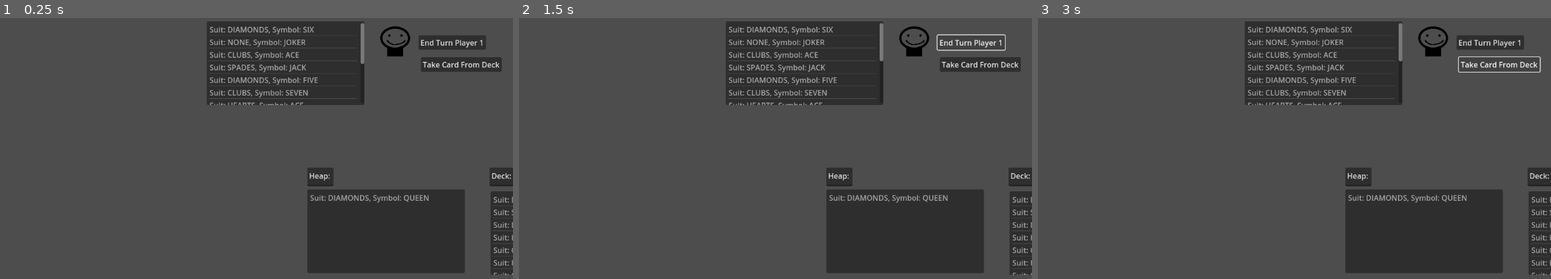
Above: before the commit, frames 1-3 (left to right).
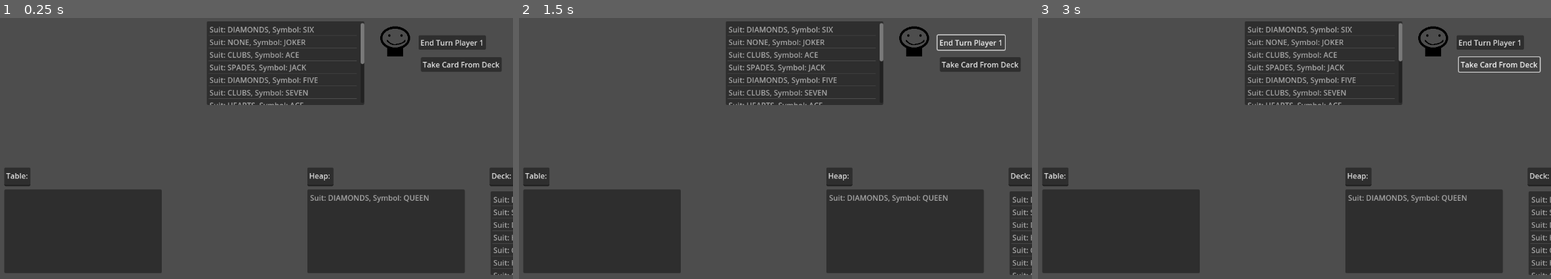
Above: after the commit, the same moments.

Repository: Brentem/JokerRummy
Game: Godot game, scene res://scenes/main.tscn
The game is run twice, just before and just after one commit, with the same random seed, the same clock (stepped at 60 frames per second) and the same inputs.
Inputs:
- Up to frame 1 (0.25 s): no input
- Up to frame 2 (1.5 s): click "Take Card From Deck" at 0.5 s; click "End Turn Player 1" at 1.25 s
- Up to frame 3 (3 s): click "End Turn Player 1" at 2 s; click "Take Card From Deck" at 2.75 s

The runs differ from the first frame. In frame 1, 10% of the frame differs, in the area x 0-32%, y 57-98%; in frame 2, 10%; in frame 3, 10%.

Commit message:
Working on laying out cards on table.
Should probably create state machine to make code more clean.

Diff:
--- a/project/scenes/main.tscn
+++ b/project/scenes/main.tscn
@@ -32,6 +32,16 @@
 offset_right = 1720.0
 offset_bottom = 446.0
 text = "Turn of"
+
+[node name="TableText" type="TextEdit" parent="Text"]
+anchors_preset = -1
+anchor_right = 0.014
+anchor_bottom = 0.025
+offset_left = 64.0
+offset_top = 320.0
+offset_right = 103.872
+offset_bottom = 343.8
+text = "Table:"
 
 [node name="Buttons" type="Node" parent="."]
 
@@ -77,6 +87,20 @@
 offset_bottom = 914.0
 text = "Put card on heap"
 
+[node name="TableButton1" type="Button" parent="Buttons"]
+offset_left = 1158.0
+offset_top = 84.0
+offset_right = 1307.0
+offset_bottom = 115.0
+text = "Lay cards on table"
+
+[node name="TableButton2" type="Button" parent="Buttons"]
+offset_left = 1158.0
+offset_top = 928.0
+offset_right = 1307.0
+offset_bottom = 959.0
+text = "Lay cards on table"
+
 [node name="ItemLists" type="Node" parent="."]
 
 [node name="DeckList" type="ItemList" parent="ItemLists"]
@@ -105,6 +129,12 @@
 offset_bottom = 967.0
 select_mode = 1
 
+[node name="TableList" type="ItemList" parent="ItemLists"]
+offset_left = 64.0
+offset_top = 367.0
+offset_right = 401.0
+offset_bottom = 546.0
+
 [node name="Player1" parent="." instance=ExtResource("3_a3nih")]
 position = Vector2(900, 50)
 
@@ -117,3 +147,5 @@
 [connection signal="pressed" from="Buttons/DeckButton2" to="." method="_on_action_button_pressed" binds= ["DeckButton", 1]]
 [connection signal="pressed" from="Buttons/HeapButton1" to="." method="_on_action_button_pressed" binds= ["HeapButton", 0]]
 [connection signal="pressed" from="Buttons/HeapButton2" to="." method="_on_action_button_pressed" binds= ["HeapButton", 1]]
+[connection signal="pressed" from="Buttons/TableButton1" to="." method="_on_action_button_pressed" binds= ["TableButton", 0]]
+[connection signal="pressed" from="Buttons/TableButton2" to="." method="_on_action_button_pressed" binds= ["TableButton", 1]]
--- a/project/scripts/main.gd
+++ b/project/scripts/main.gd
@@ -1,16 +1,20 @@
 extends Node2D
 
 const CardInfo = CardTypes.CardInfo
+const Suit = CardTypes.Suit
+const Symbol = CardTypes.Symbol
 
 const cardOffset := 150
 
 const DeckButton := "DeckButton"
 const HeapButton := "HeapButton"
+const TableButton := "TableButton"
 
 var deck : Deck = Deck.new()
 var playerList : Array[ItemList] = []
 var playerCards := []
 var heapCards : Array[CardInfo] = []
+var tableCards : Array[CardInfo] = []
 var loadLists : bool = false
 
 # Called when the node enters the scene tree for the first time.
@@ -42,6 +46,10 @@
 		for item in heapCards:
 			$ItemLists/HeapList.add_item(item.to_string())
 
+		$ItemLists/TableList.clear()
+		for item in tableCards:
+			$ItemLists/TableList.add_item(item.to_string())
+
 	for i in $TurnSystem.players.size():
 		if $TurnSystem.players[i].takingCardFromDeck:
 			playerCards[i].append(deck.GetCardFromDeck())
@@ -55,6 +63,18 @@
 			loadLists = true
 			$TurnSystem.players[i].puttingCardOnHeap = false
 			$TurnSystem.players[i].allowedToPassTurn = true
+		elif $TurnSystem.players[i].layingCardsOnTable:
+			var ids := playerCardsSelected(i)
+			for id in ids:
+				tableCards.append(playerCards[i][id])
+				playerCards[i][id]._suit = Suit.NONE
+				playerCards[i][id]._symbol = Symbol.NONE
+			var count := 0
+			for id in ids:
+				playerCards[i].remove_at(id - count)
+				count += 1
+			$TurnSystem.players[i].layingCardsOnTable = false
+			$TurnSystem.players[i].actionTaken = true
 
 	if deck._elementTaken:
 		deck._elementTaken = false
@@ -70,6 +90,8 @@
 		$TurnSystem.DeckAction(id)
 	elif button_type == HeapButton:
 		$TurnSystem.HeapAction(id)
+	elif button_type == TableButton:
+		$TurnSystem.TableAction(id)
 
 func playerCardSelected(playerId: int) -> int:
 	var count := 0
@@ -84,3 +106,12 @@
 		return -1
 
 	return val
+
+func playerCardsSelected(playerId:) -> Array[int]:
+	var val : Array[int] = []
+
+	for i in playerList[playerId].item_count:
+		if playerList[playerId].is_selected(i):
+			val.append(i)
+
+	return val
--- a/project/scripts/player.gd
+++ b/project/scripts/player.gd
@@ -10,6 +10,7 @@
 
 var takingCardFromDeck : bool = false
 var puttingCardOnHeap : bool = false
+var layingCardsOnTable : bool = false
 var actionTaken : bool = false
 var allowedToPassTurn : bool = false
 var hasTurn : bool = false
--- a/project/scripts/turn_system.gd
+++ b/project/scripts/turn_system.gd
@@ -53,3 +53,11 @@
 		return
 
 	player.puttingCardOnHeap = true
+
+func TableAction(id: int) -> void:
+	var player := players[id]
+
+	if player.actionTaken and player.hasTurn:
+		return
+
+	player.layingCardsOnTable = true
